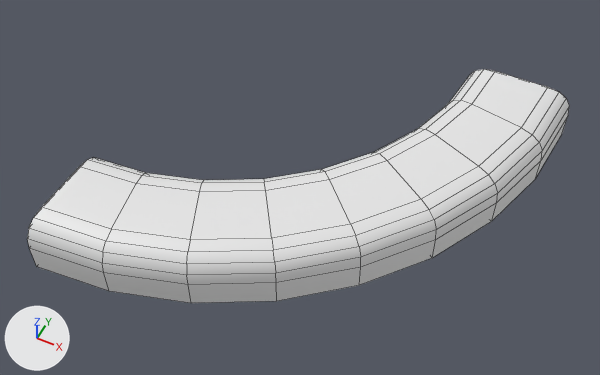
What one commit did to the FBX model HGJ_2022/Assets/Art/FBX/Props/Edge_Brick_corner_50.fbx.
Both versions are drawn from a 50 mm camera at (0.761, -1.243, 1.121) aimed at (0.33, -0.381, 0.043). The axes (+X, +Y, +Z) are drawn at lower left. The lights are the same throughout. Mesh edges are drawn as thin lines. Where no turn or scale is listed for an object, it has been applied to the vertices.

Names of what the first picture shows: 'Edge_Brick_corner_50'.
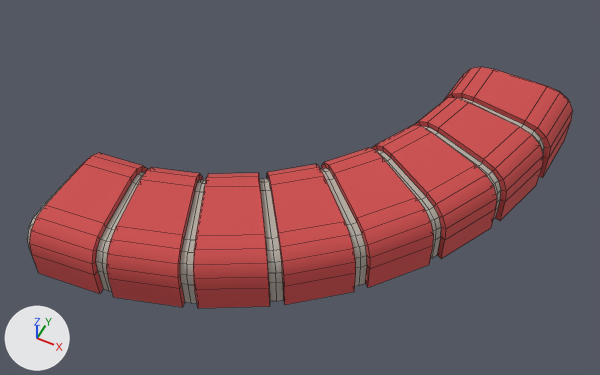
The change, as a diff of the scene's bpy script:
```diff
--- a/HGJ_2022/Assets/Art/FBX/Props/Edge_Brick_corner_50.fbx.py
+++ b/HGJ_2022/Assets/Art/FBX/Props/Edge_Brick_corner_50.fbx.py
@@ mat_material__15 @@
+mat_material__15 = principled_material('Material #15')
+mat_material__15.base_color = (0.612, 0.0706, 0.0706)  # red #cd4b4b
+mat_material__15.roughness = 0.859
@@ mat_material__16 @@
+mat_material__16 = principled_material('Material #16')
+mat_material__16.base_color = (0.475, 0.463, 0.408)  # grey #b7b5ab
+mat_material__16.roughness = 0.859
@@ me_mesh @@
 # used by ob_edge_brick_corner_50; location = (0.0, 0.0, 0.0)
-me_mesh.from_pydata(...)  # 108 vertices, 106 faces; spans x 0.0..0.7, y -0.7..0.0, z 0.0..0.1
+me_mesh.from_pydata(...)  # 492 vertices, 490 faces; spans x 0.0..0.709, y -0.709..0.0, z 0.0..0.11
+# me_mesh part 1: 384 vertices added at x 0.007..0.709, y -0.709..-0.007, z 0.0..0.11
+me_mesh.materials.append(mat_material__15)  # red #cd4b4b
+me_mesh.materials.append(mat_material__16)  # grey #b7b5ab
```

Location of each change, (x1, y1, x2, y2) in pixels of the pictures (600 x 375 px):
'Edge_Brick_corner_50', reshaped: before (27, 69, 569, 303); after (27, 67, 573, 308)
part 1 of me_mesh, added (red): after (27, 67, 573, 308)
